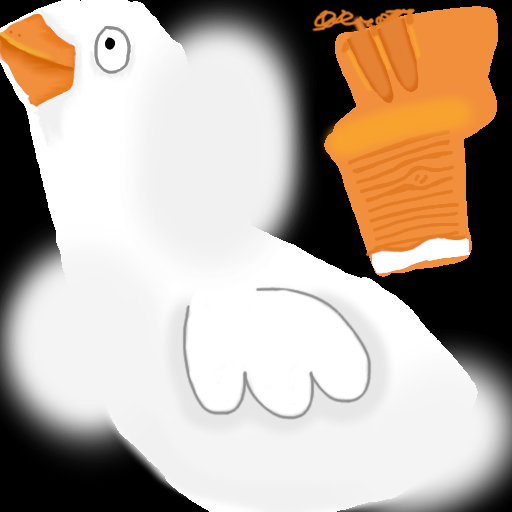
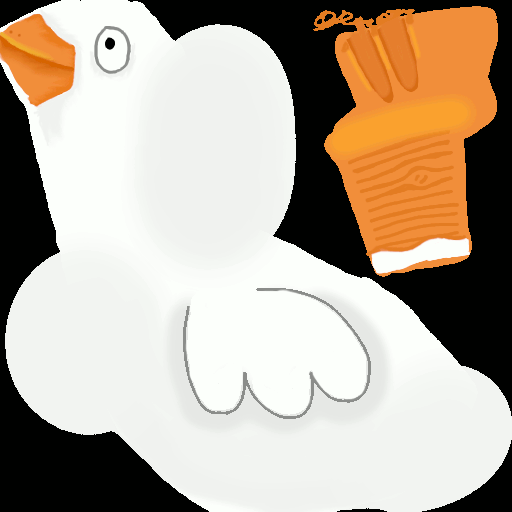
The second 512px x 512px image is a revision of the first. Changes to its layers:
painted on "Layer #1" over [182, 286, 372, 421]
painted on "Layer" over [0, 0, 512, 512]
painted on "Background" over [0, 0, 512, 512]
